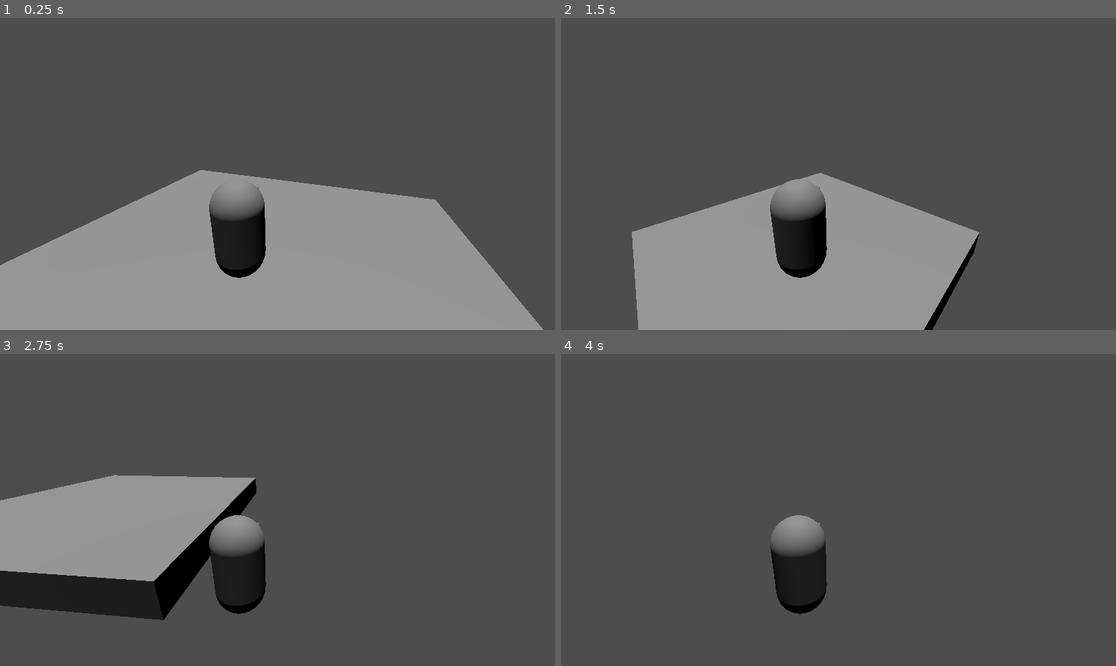
Above: before the commit, frames 1-4 (two rows, left to right).
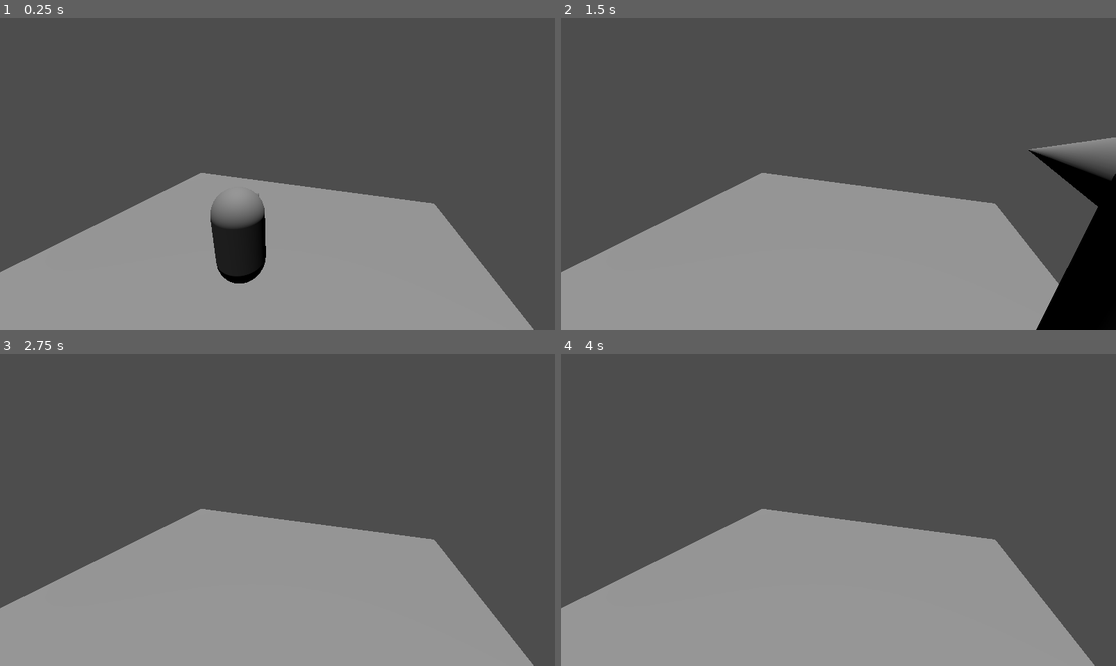
Above: after the commit, the same moments.

Repository: B1689542/Bannana-Barry-and-His-Quest-for-the-Third-Dimension
Game: Godot game, scene res://world.tscn
Two runs of this game, one before a commit and one after it. Both use one fixed random seed, a clock stepped at 60 frames per second and the inputs below.
Inputs (mouse positions are in pixels of both pictures, inside the frame that each line leads up to):
- Up to frame 1 (0.25 s): no input
- Up to frame 2 (1.5 s): tap Enter at 0.5 s; move the mouse to (960, 158) at 0.52 s; hold D (strafe_right) 0.53-1.28 s; tap Space (jump) at 0.77 s; move the mouse to (727, 189) at 1.27 s; hold S (move_back) from 1.28 s (still down)
- Up to frame 3 (2.75 s): tap Space (jump) at 1.52 s; move the mouse to (333, 441) at 2.02 s; release S (move_back) at 2.03 s; hold D (strafe_right) from 2.03 s (still down)
- Up to frame 4 (4 s): move the mouse to (810, 572) at 2.77 s; release D (strafe_right) at 2.78 s; hold W (move_forward) 2.78-3.53 s; tap Space (jump) at 3.02, 3.77 s; move the mouse to (1005, 556) at 3.52 s; hold A (strafe_left) from 3.53 s (still down)

The runs differ from the first frame. In frame 1, 2.4% of the frame differs, in the area x 0-98%, y 48-100%; in frame 2, 18%; in frame 3, 42%, in the area x 0-97%, y 38-100%; in frame 4, 35%.

Commit message:
Update player.tscn

Diff:
--- a/player.tscn
+++ b/player.tscn
@@ -13,11 +13,11 @@
 
 [node name="player" type="Node3D"]
 
+[node name="Camera3D" type="Camera3D" parent="."]
+transform = Transform3D(0.94679, -0.112115, 0.301694, 2.51382e-08, 0.937367, 0.348343, -0.321853, -0.329808, 0.887489, 1.76681, 2.37008, 2.90369)
+
 [node name="Character" type="CharacterBody3D" parent="."]
 script = ExtResource("1_pnamh")
-
-[node name="Camera3D" type="Camera3D" parent="Character"]
-transform = Transform3D(0.94679, -0.112115, 0.301694, 2.51382e-08, 0.937367, 0.348343, -0.321853, -0.329808, 0.887489, 1.76681, 2.37008, 2.90369)
 
 [node name="CollisionShape3D" type="CollisionShape3D" parent="Character"]
 shape = SubResource("CapsuleShape3D_w3hhb")
